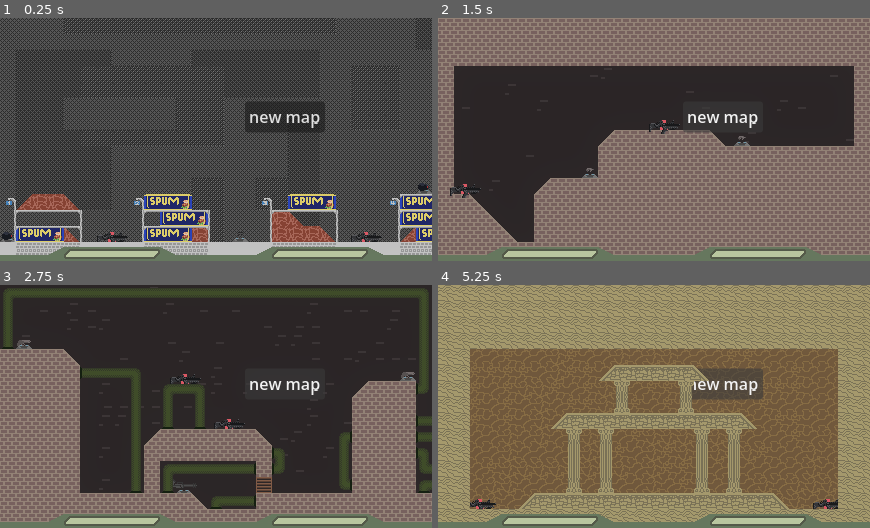
Above: before the commit, frames 1-4 (two rows, left to right).
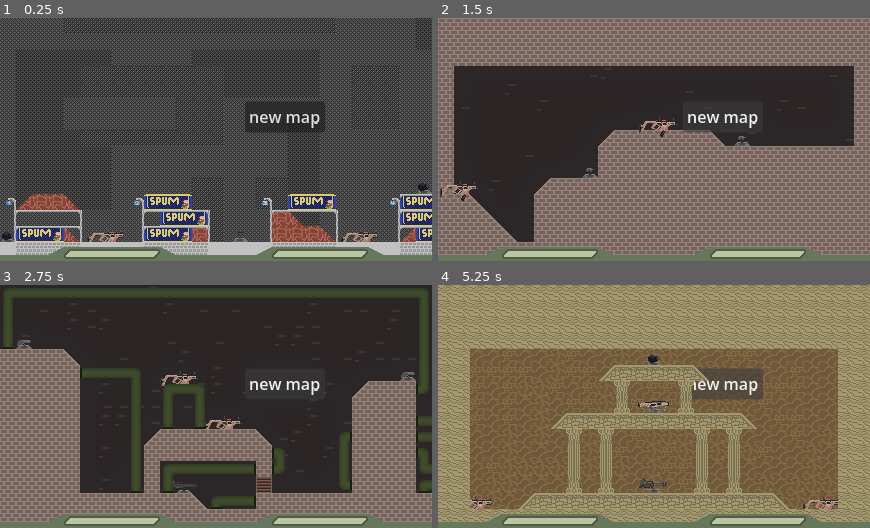
Above: after the commit, the same moments.

Repository: snuggyizme/horse-fishstick
Game: Godot game, scene res://scenes/main.tscn
The game is run twice, just before and just after one commit, with the same random seed, the same clock (stepped at 60 frames per second) and the same inputs. The project has no main scene, so this scene is started directly.
Inputs:
- Up to frame 1 (0.25 s): no input
- Up to frame 2 (1.5 s): click "new map" at 0.5 s; click "new map" at 1.25 s
- Up to frame 3 (2.75 s): click "new map" at 2 s
- Up to frame 4 (5.25 s): tap Enter at 2.75, 4.25 s; tap Space at 3.5, 5 s

The runs differ from the first frame. In frame 1, 0.5% of the frame differs, in the area x 20-89%, y 86-93%; in frame 2, 0.4%; in frame 3, 0.4%; in frame 4, 0.9%, in the area x 7-93%, y 28-93%.

Commit message:
EVERYTHING is changed

Diff:
--- a/guns/dp12.tres
+++ b/guns/dp12.tres
@@ -15,7 +15,7 @@
 fadeTime = 0.3
 displayName = "DP 12"
 visual = ExtResource("2_754gb")
-ammo = 12
+ammo = 5
 bulletsPerShot = 16
 doBullertsPerShotWithBurstAmmo = true
 shootSound = 4
--- /dev/null
+++ b/guns/vector.tres
@@ -0,0 +1,22 @@
+[gd_resource type="Resource" script_class="GunResource" format=3 uid="uid://cw3xs0saoeq08"]
+
+[ext_resource type="Script" uid="uid://b0c2pvngg4dqi" path="res://scripts/gundata.gd" id="1_q5ccl"]
+[ext_resource type="PackedScene" uid="uid://cd0pfya2cv3ye" path="res://scripts/visual_vector.tscn" id="2_ulg4t"]
+
+[resource]
+script = ExtResource("1_q5ccl")
+damage = 8.0
+rateOfFire = 0.45
+rangeLimit = 360
+recoil = 0.75
+spread = 0.75
+knockback = 0.8
+auto = true
+displayName = "KRISS Vector"
+visual = ExtResource("2_ulg4t")
+isBurst = true
+burstSize = 5
+burstRate = 0.1
+ammo = 30
+shootSound = null
+metadata/_custom_type_script = "uid://b0c2pvngg4dqi"
--- a/scenes/casing.tscn
+++ b/scenes/casing.tscn
@@ -11,6 +11,7 @@
 [node name="casing" type="Node2D" unique_id=1559466672]
 
 [node name="rigidbody" type="RigidBody2D" parent="." unique_id=1079449627]
+z_index = 9
 collision_layer = 0
 physics_material_override = SubResource("PhysicsMaterial_5rmea")
 
--- a/scenes/clip.tscn
+++ b/scenes/clip.tscn
@@ -11,6 +11,7 @@
 [node name="clip" type="Node2D" unique_id=2142409316]
 
 [node name="rigidbody" type="RigidBody2D" parent="." unique_id=236391344]
+z_index = 9
 collision_layer = 0
 physics_material_override = SubResource("PhysicsMaterial_nnl4h")
 gravity_scale = 0.9
--- a/scenes/maps/temple_01.tscn
+++ b/scenes/maps/temple_01.tscn
@@ -1,6 +1,10 @@
 [gd_scene format=4 uid="uid://c6sfiyylybmsy"]
 
 [ext_resource type="TileSet" uid="uid://cdxwohf1nk3s8" path="res://assets/tileset.tres" id="1_0uuap"]
+[ext_resource type="PackedScene" uid="uid://dij03yxhvec7u" path="res://scenes/spawner.tscn" id="2_422qv"]
+[ext_resource type="Resource" uid="uid://bg06wlfnlpxup" path="res://guns/minigun.tres" id="3_1gb6x"]
+[ext_resource type="Resource" uid="uid://r3nrlylcsekc" path="res://guns/dp12.tres" id="4_wfb7u"]
+[ext_resource type="Resource" uid="uid://c4sx7a3i1ysyq" path="res://guns/zapper.tres" id="5_4tli0"]
 
 [sub_resource type="WorldBoundaryShape2D" id="WorldBoundaryShape2D_gtph8"]
 distance = -360.0
@@ -28,3 +32,17 @@
 
 [node name="b" type="Marker2D" parent="playerspawns" unique_id=1182734331]
 position = Vector2(390, 215)
+
+[node name="spawners" type="Node2D" parent="." unique_id=82253993]
+
+[node name="spawner" parent="spawners" unique_id=841179750 instance=ExtResource("2_422qv")]
+position = Vector2(216, 200)
+gun = ExtResource("3_1gb6x")
+
+[node name="spawner2" parent="spawners" unique_id=719835473 instance=ExtResource("2_422qv")]
+position = Vector2(216, 120)
+gun = ExtResource("4_wfb7u")
+
+[node name="spawner3" parent="spawners" unique_id=1763905511 instance=ExtResource("2_422qv")]
+position = Vector2(216, 73)
+gun = ExtResource("5_4tli0")
--- a/scenes/spawner.tscn
+++ b/scenes/spawner.tscn
@@ -81,7 +81,7 @@
 theme_override_font_sizes/font_size = 7
 theme_override_styles/normal = SubResource("StyleBoxEmpty_6bbd6")
 theme_override_styles/focus = SubResource("StyleBoxEmpty_cmhla")
-text = "no assigned gun"
+text = "hai :333"
 horizontal_alignment = 1
 
 [connection signal="body_entered" from="range" to="." method="bodyEntered"]
--- a/scripts/guncontroller.gd
+++ b/scripts/guncontroller.gd
@@ -2,7 +2,7 @@
 
 var fireTime := 0.0
 var burstFireTime := 0.0
-var gun: GunResource = load("res://guns/hk169.tres")
+var gun: GunResource = load("res://guns/vector.tres")
 
 var visual: Node2D
 var muzzle
--- /dev/null
+++ b/scripts/visual_vector.tscn
@@ -0,0 +1,23 @@
+[gd_scene format=3 uid="uid://cd0pfya2cv3ye"]
+
+[ext_resource type="Script" uid="uid://cg743i6k14yae" path="res://vectorDecals.gd" id="1_xgs28"]
+[ext_resource type="Texture2D" uid="uid://dfyj07nexaevf" path="res://assets/sprites/guns/vector.png" id="2_pbxfb"]
+[ext_resource type="Texture2D" uid="uid://ca5qyjvj8qgdb" path="res://assets/sprites/guns/vector-heat.png" id="3_pbxfb"]
+
+[node name="visual-vector" type="Node2D" unique_id=1760917802]
+position = Vector2(-5.82, 1.61)
+script = ExtResource("1_xgs28")
+
+[node name="gun" type="Sprite2D" parent="." unique_id=1000153489]
+texture = ExtResource("2_pbxfb")
+
+[node name="muzzle" type="Marker2D" parent="." unique_id=1186759705]
+position = Vector2(19, -2.5)
+
+[node name="decals" type="Node2D" parent="." unique_id=1032263391]
+
+[node name="heat" type="Sprite2D" parent="decals" unique_id=768794384]
+texture = ExtResource("3_pbxfb")
+
+[node name="casingSpawner" type="Marker2D" parent="." unique_id=760873654]
+position = Vector2(6.5, -2)
--- /dev/null
+++ b/vectorDecals.gd
@@ -0,0 +1,53 @@
+extends Node2D
+
+@onready var heat = $decals/heat
+
+var coolDownTime := 0.0
+var shotsRecently := 0
+
+var glowing = false
+
+func onShoot():
+	coolDownTime = Time.get_ticks_msec() + 930
+	shotsRecently += 1
+
+	bulletCasing()
+
+func _process(_delta):
+	if shotsRecently == 0 and not glowing:
+		heat.modulate = Color(1, 1, 1, 0)
+
+	if shotsRecently >= 5 and not glowing:
+		glowing = true
+		var glowTween = create_tween()
+		glowTween.tween_property(heat, "modulate", Color(3, 3, 3, 0.8), 0.1)
+		glowTween.set_ease(Tween.EASE_OUT)
+
+	if Time.get_ticks_msec() > coolDownTime and shotsRecently > 0:
+		glowing = false
+		shotsRecently -= 1
+
+		if shotsRecently <= 0:
+			shotsRecently = 0
+			glowing = false
+
+		var glowTween = create_tween()
+		glowTween.tween_property(heat, "modulate", Color(2, 1, 1, 0), 0.3)
+
+func bulletCasing():
+	var casing = load("res://scenes/casing.tscn").instantiate()
+	get_tree().current_scene.add_child(casing)
+	casing.global_position = $casingSpawner.global_position
+	casing.get_node("rigidbody").sleeping = false
+
+	var randX
+	if get_parent().get_parent().facingDirection == Vector2.RIGHT:
+		randX = randi_range(-40, -50)
+	else:
+		randX = randi_range(40, 50)
+	casing.get_node("rigidbody").apply_impulse(Vector2(randX, -randi_range(120, 210)))
+
+	var tween = create_tween()
+	tween.tween_property(casing, "modulate:a", 0, 3)
+	tween.set_ease(Tween.EASE_IN)
+	tween.tween_callback(casing.queue_free)
Binary file changed: assets/sprites/guns/colours.aseprite
Binary file added: assets/sprites/guns/vector-heat.png
Not shown, added: assets/sprites/guns/vector-heat.png.import
Binary file added: assets/sprites/guns/vector.aseprite
Binary file added: assets/sprites/guns/vector.png
Not shown, added: assets/sprites/guns/vector.png.import
Not shown, added: vectorDecals.gd.uid
